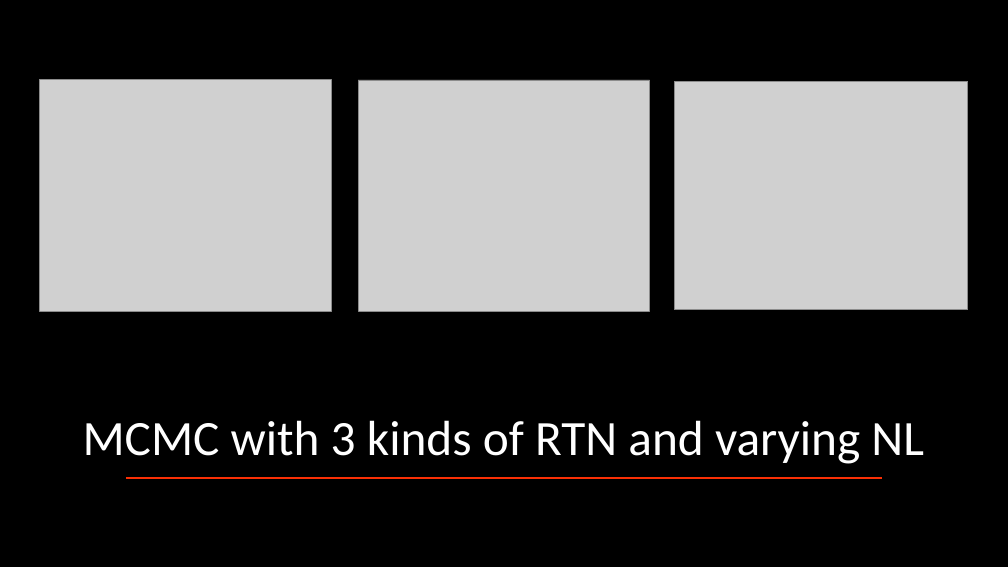
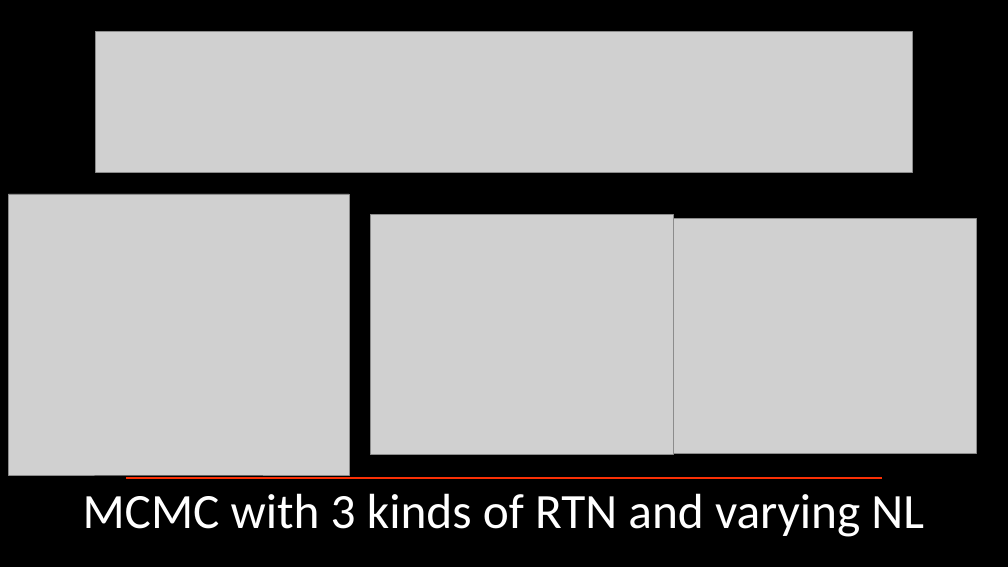
Before and after one commit to xoubish/nonlinearity_sim, a slide deck: slide 4 of nl_plots.pptx. Drawn at 1008x567 pixels with LibreOffice and Linux fonts; fonts in the diff are those of the drawing; grey boxes stand for pictures. Boxes give left, top, right and bottom in pixels: in the first picture for what was removed or moved away, otherwise in the second. Text is boxed around its words. In the diff, an @@ line names an element or a change of style, - is before the commit and + after.

```diff
--- a/nl_plots.pptx
+++ b/nl_plots.pptx
@@ picture added at (96, 31, 913, 172) @@
@@ picture removed at (40, 80, 332, 312) @@
@@ picture removed at (358, 80, 650, 312) @@
@@ picture removed at (675, 81, 969, 309) @@
@@ picture added at (8, 194, 349, 476) @@
@@ picture added at (371, 215, 674, 455) @@
@@ picture added at (674, 219, 977, 454) @@
@@ title "MCMC with 3 kinds of ...": place and size @@
-title "MCMC with 3 kinds of ..." at (83, 420, 924, 464)
+title "MCMC with 3 kinds of ..." at (83, 493, 924, 537)
```
Also in this commit, not shown: 4 other files.
